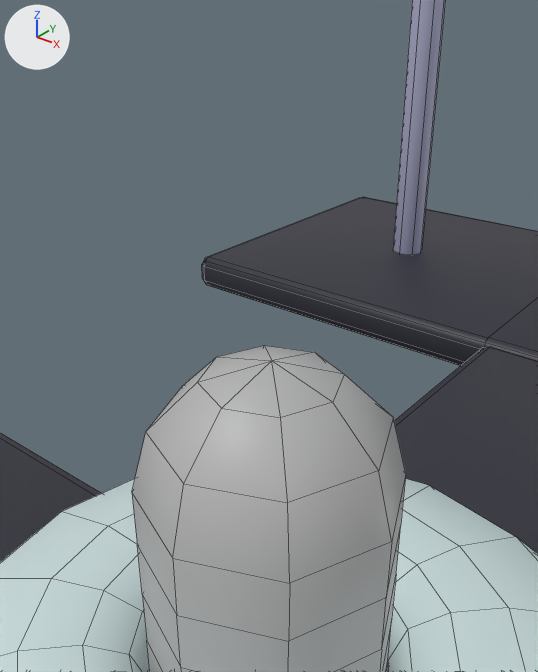
Before and after pictures for a commit that changed the FBX model asset/3D/fbx/Station/production/LastLuna_Model_Station_Distiller.fbx.
Before and after are seen from a camera (50 mm lens) standing at (0.1373, -1.173, 0.9396) and looking at (0.0185, -1.0244, 0.8475). Arrows for +X, +Y and +Z are at upper left; the lights stay in place. Mesh edges are drawn as thin lines. Where no turn or scale is listed for an object, it has been applied to the vertices.

Objects in the first picture: 'Alcohol_Lamp001', 'Alcohol_Lamp_Wick001', 'Stand_Base001', 'Stand_Base002', 'Stand_Base003', 'Stand_Pole002'.
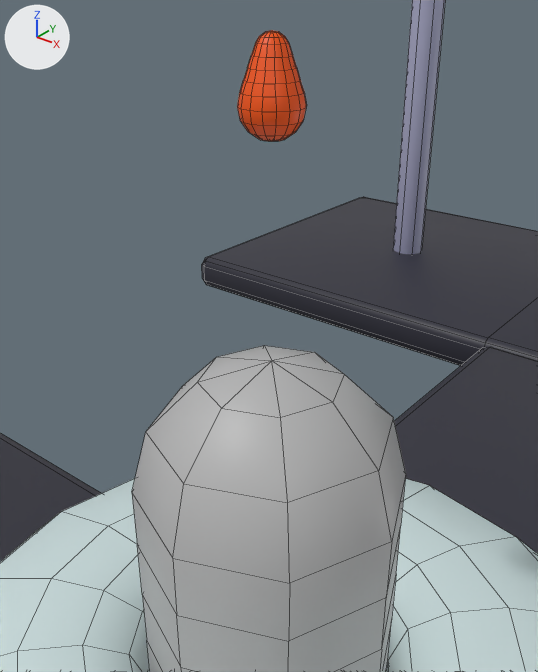
The change, as JSON lines over the scene's bpy script:
```json
{"op": "add", "block": "mat_flame_shell", "code": ["mat_flame_shell = principled_material('Flame_Shell')", "mat_flame_shell.base_color = (1.0, 0.1, 0.0)  # orange #ff5900"]}
{"op": "add", "block": "me_mesh_028", "code": ["me_mesh_028 = bpy.data.meshes.new('Mesh.028')", "me_mesh_028.from_pydata(...)  # 178 vertices, 192 faces; spans x -0.01..0.01, y -0.01..0.01, z -0.01..0.02", "me_mesh_028.materials.append(mat_flame_shell)  # orange #ff5900"]}
{"op": "add", "block": "ob_flame_shell001", "code": ["ob_flame_shell001 = bpy.data.objects.new('Flame_Shell001', me_mesh_028)", "ob_flame_shell001.location = (0.0, -1.0, 0.9058)"]}
```

Changed parts and their boxes (x1, y1, x2, y2) in the pictures (538 x 672 px):
```json
{"object": "Flame_Shell001", "change": "added", "after": [237, 30, 307, 141], "on screen": "orange"}
```
